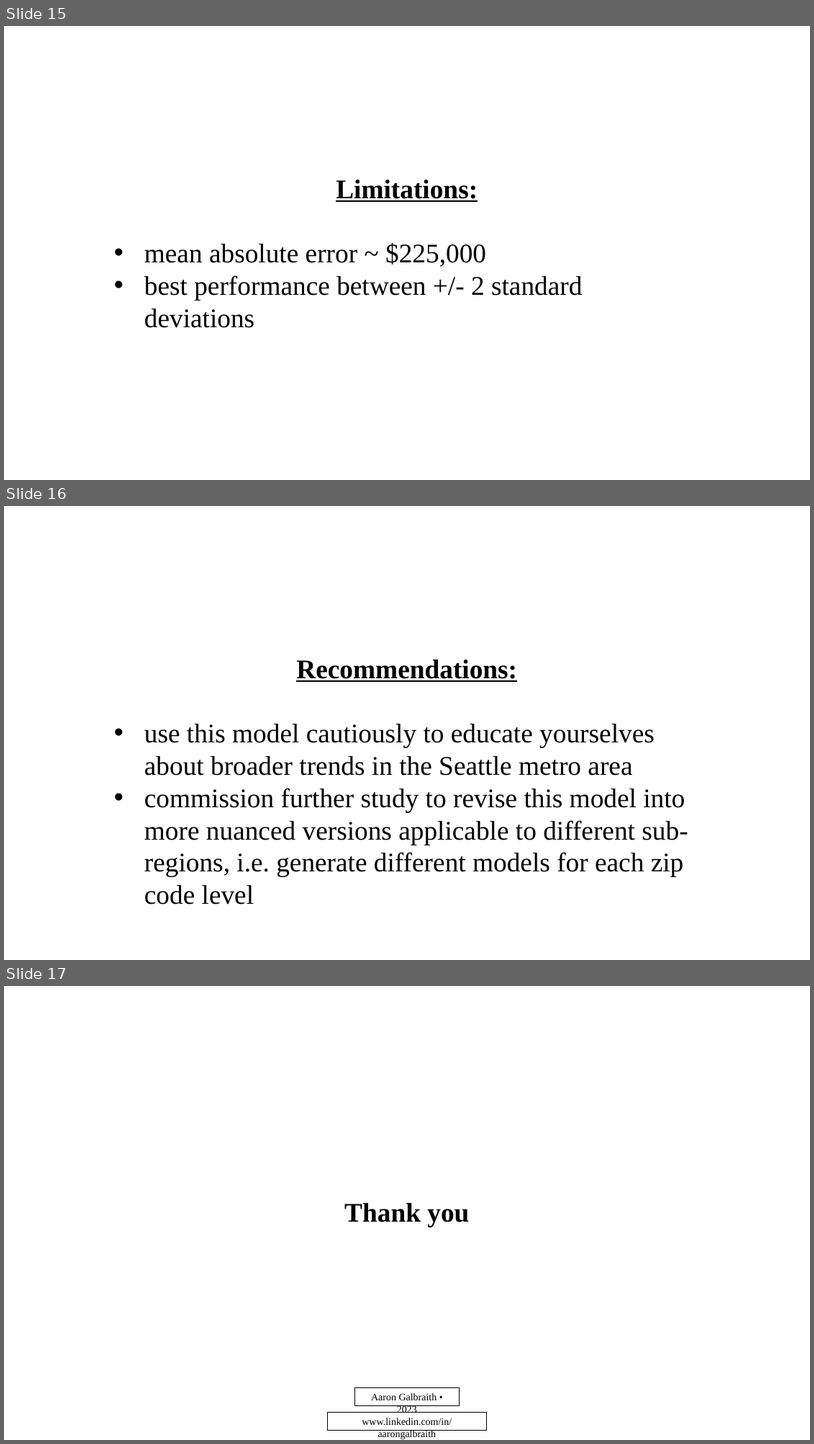
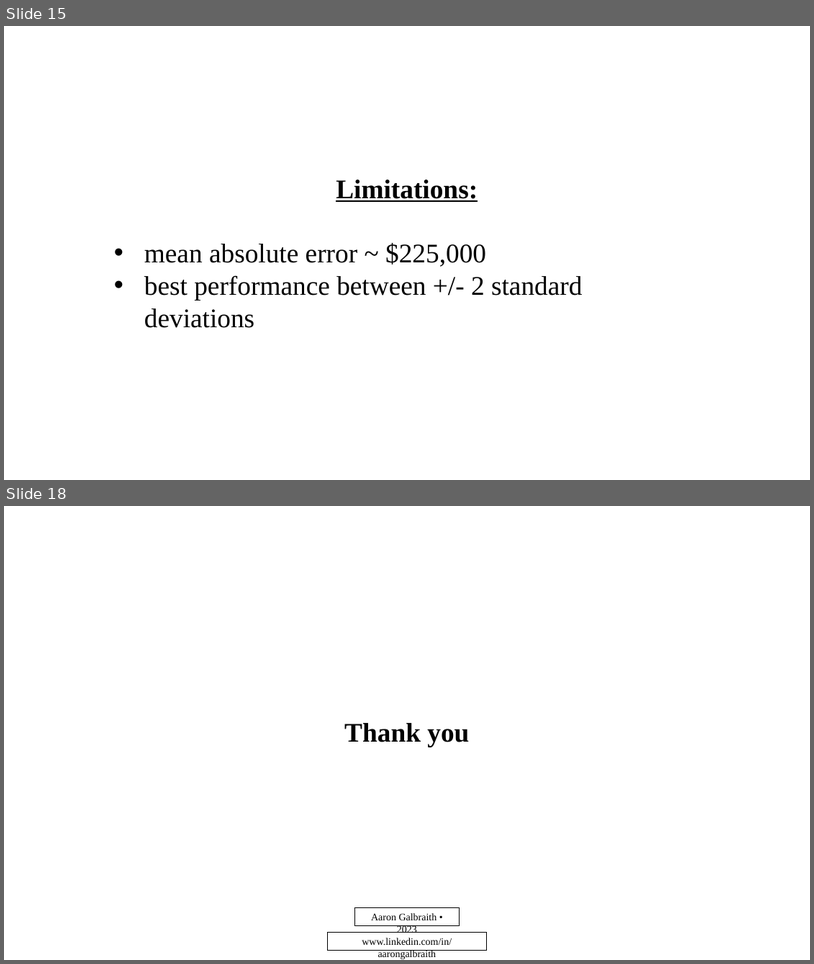
Before and after one commit to aarongalbraith/flatiron-phase2-project, a slide deck: presentation.pptx. Shown one above the other, each under a label of ours: slides 15, 16 and 17 before the commit, slides 15 and 18 after it; the slides between them are not shown. The pictures are 814x1444 and 814x964 pixels, drawn with LibreOffice and Linux fonts; fonts in the diff are those of the drawing; background and template pictures are left out. Boxes give left, top, right and bottom in pixels: in the first picture for what was removed or moved away, otherwise in the second. Text is boxed around its words. In the diff, an @@ line names an element or a change of style, - is before the commit and + after.

```diff
--- a/presentation.pptx
+++ b/presentation.pptx
@@ slide 16 removed at [4,506,810,960], background picture (left out) @@
@@ text removed at [144,659,688,904] @@
-Recommendations:
-• use this model cautiously to educate yourselves about broader trends in the Seattle metro area
-• commission further study to revise this model into more nuanced versions applicable to different sub-regions, i.e. generate different models for each zip code level
@@ what was slide 17 is now slide 18 @@
```
Also in this commit, not shown: 2 slides added, 4 other files.
